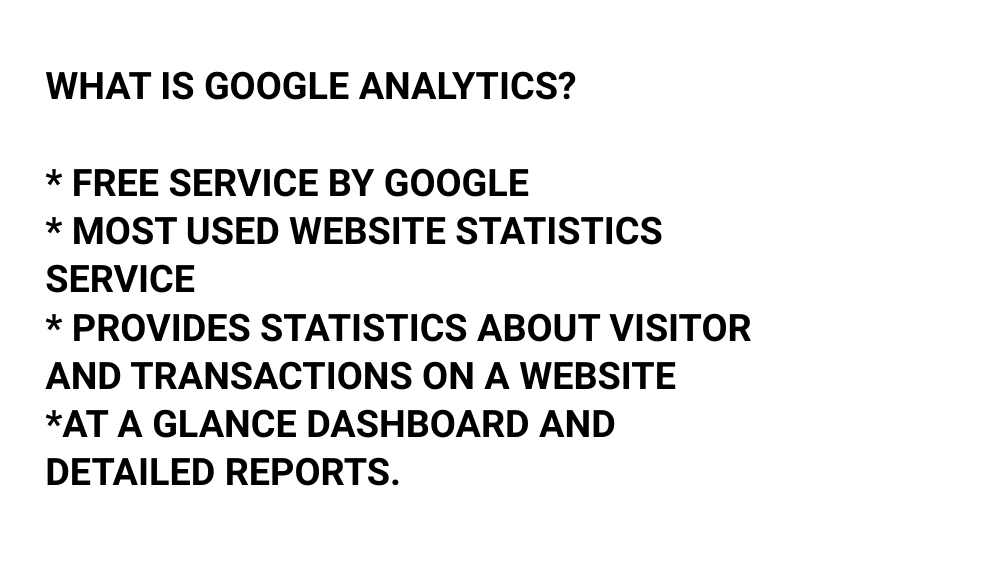
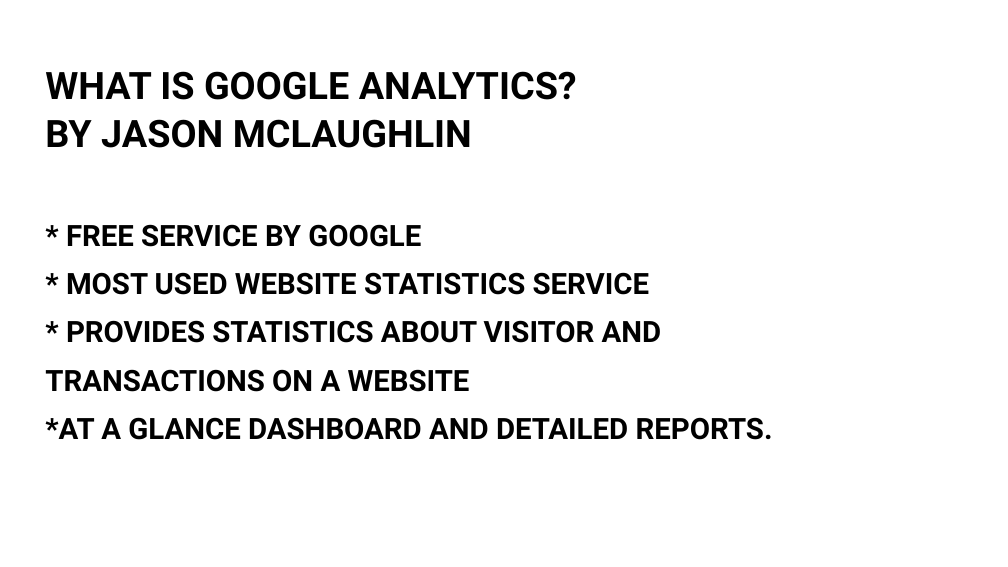
Before and after one commit to jasnatbyui/wdd230, a slide deck: slide 1 of What is google analytics_SEO.pptx. Drawn at 1008x567 pixels with LibreOffice and Linux fonts; fonts in the diff are those of the drawing; background and template pictures are left out. Boxes give left, top, right and bottom in pixels: in the first picture for what was removed or moved away, otherwise in the second. Text is boxed around its words. In the diff, an @@ line names an element or a change of style, - is before the commit and + after.

```diff
--- a/What is google analytics_SEO.pptx
+++ b/What is google analytics_SEO.pptx
@@ title at (x1=45, y1=71, x2=773, y2=440): text changed; size 36 to 28 pt @@
-WHAT IS GOOGLE ANALYTICS?
-* FREE SERVICE BY GOOGLE
-* MOST USED WEBSITE STATISTICS SERVICE
-* PROVIDES STATISTICS ABOUT VISITOR AND TRANSACTIONS ON A WEBSITE
-*AT A GLANCE DASHBOARD AND DETAILED REPORTS.
+WHAT IS GOOGLE ANALYTICS?
+BY JASON MCLAUGHLIN
+* FREE SERVICE BY GOOGLE
+* MOST USED WEBSITE STATISTICS SERVICE
+* PROVIDES STATISTICS ABOUT VISITOR AND TRANSACTIONS ON A WEBSITE
+*AT A GLANCE DASHBOARD AND DETAILED REPORTS.
```
Also in this commit, not shown: 1 slide added, 2 slides removed, 11 other files.
